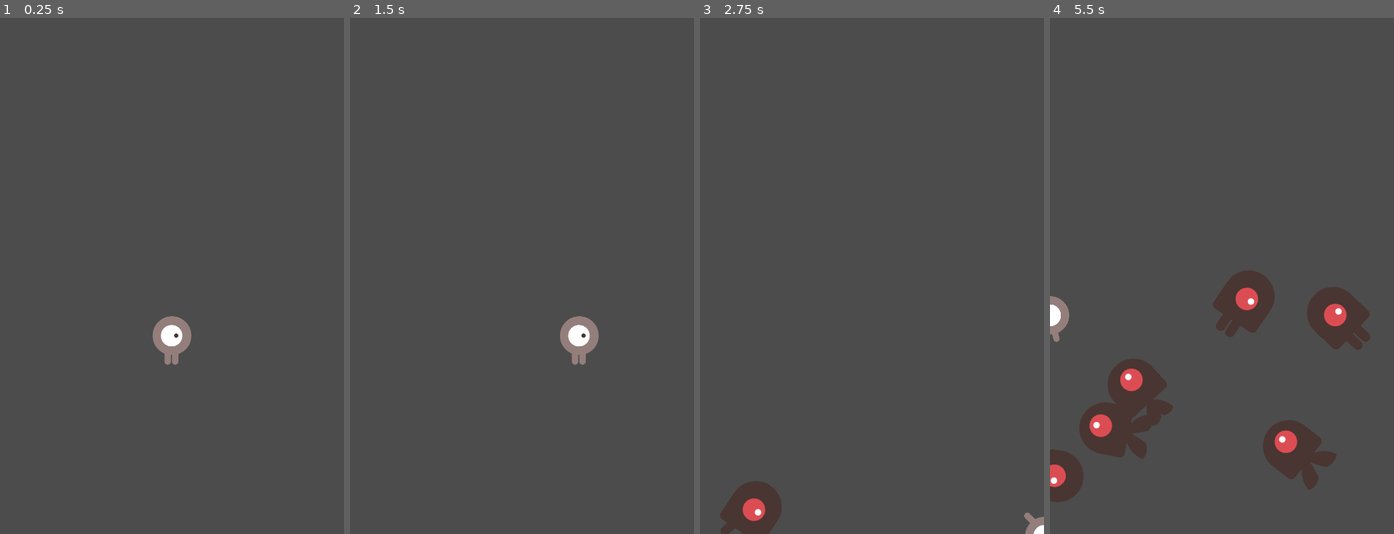
Above: before the commit, frames 1-4 (left to right).
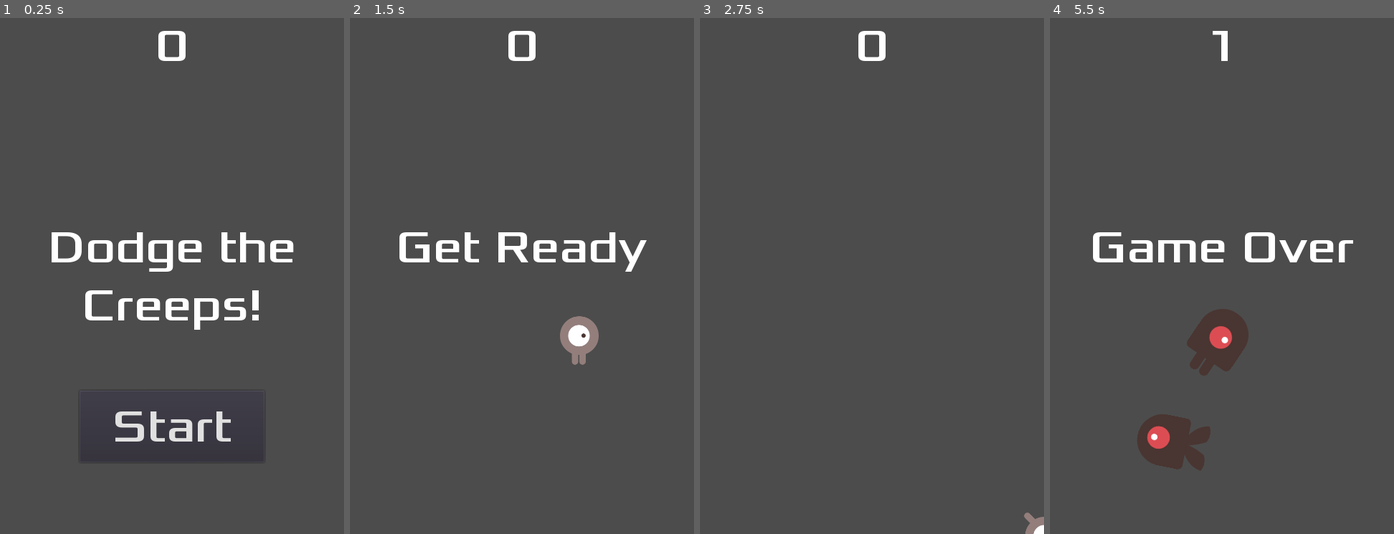
Above: after the commit, the same moments.

Repository: liggiorgio/dodge-the-creeps
Game: Godot game, scene res://Main.tscn
The game is run twice, just before and just after one commit, with the same random seed, the same clock (stepped at 60 frames per second) and the same inputs. Before the commit the project has no main scene; this scene is started directly in both runs.
Inputs (mouse positions are in pixels of both pictures, inside the frame that each line leads up to):
- Up to frame 1 (0.25 s): no input
- Up to frame 2 (1.5 s): click (522, 425) at 0.5 s, where only the run after the commit has a clickable "Start"; tap Enter at 1.25 s; hold Right (ui_right) from 1.28 s (still down)
- Up to frame 3 (2.75 s): release Right (ui_right) at 2.03 s; hold Down (ui_down) from 2.03 s (still down)
- Up to frame 4 (5.5 s): release Down (ui_down) at 2.78 s; hold Right (ui_right) 2.78-3.53 s; hold Up (ui_up) 3.53-4.28 s; hold Left (ui_left) from 4.28 s (still down)

The runs differ from the first frame. In frame 1, 4.8% of the frame differs, in the area x 15-86%, y 2-86%; in frame 2, 2.0%; in frame 3, 1.7%; in frame 4, 13%, in the area x 0-94%, y 2-94%.

Commit message:
First game version

Diff:
--- a/Main.gd
+++ b/Main.gd
@@ -7,18 +7,20 @@
 
 func _ready():
 	randomize()
-	new_game()
 
 
 func game_over():
 	$ScoreTimer.stop()
 	$MobTimer.stop()
+	$HUD.show_game_over()
 
 
 func new_game():
 	score = 0
 	$Player.start($StartPosition.position)
 	$StartTimer.start()
+	$HUD.update_score(score)
+	$HUD.show_message("Get Ready")
 
 
 func _on_StartTimer_timeout():
@@ -28,6 +30,7 @@
 
 func _on_ScoreTimer_timeout():
 	score += 1
+	$HUD.update_score(score)
 
 
 func _on_MobTimer_timeout():
--- a/Main.tscn
+++ b/Main.tscn
@@ -1,8 +1,9 @@
-[gd_scene load_steps=5 format=2]
+[gd_scene load_steps=6 format=2]
 
 [ext_resource path="res://Main.gd" type="Script" id=1]
 [ext_resource path="res://Mob.tscn" type="PackedScene" id=2]
 [ext_resource path="res://Player.tscn" type="PackedScene" id=3]
+[ext_resource path="res://HUD.tscn" type="PackedScene" id=4]
 
 [sub_resource type="Curve2D" id=1]
 _data = {
@@ -32,7 +33,10 @@
 
 [node name="MobSpawnLocation" type="PathFollow2D" parent="MobPath"]
 
+[node name="HUD" parent="." instance=ExtResource( 4 )]
+
 [connection signal="hit" from="Player" to="." method="game_over"]
 [connection signal="timeout" from="MobTimer" to="." method="_on_MobTimer_timeout"]
 [connection signal="timeout" from="ScoreTimer" to="." method="_on_ScoreTimer_timeout"]
 [connection signal="timeout" from="StartTimer" to="." method="_on_StartTimer_timeout"]
+[connection signal="start_game" from="HUD" to="." method="new_game"]
--- a/Player.tscn
+++ b/Player.tscn
@@ -36,3 +36,5 @@
 
 [node name="CollisionShape2D" type="CollisionShape2D" parent="."]
 shape = SubResource( 2 )
+
+[connection signal="body_entered" from="." to="." method="_on_Player_body_entered"]
--- a/project.godot
+++ b/project.godot
@@ -16,6 +16,7 @@
 [application]
 
 config/name="Dodge the Creeps!"
+run/main_scene="res://Main.tscn"
 config/icon="res://icon.png"
 
 [display]
